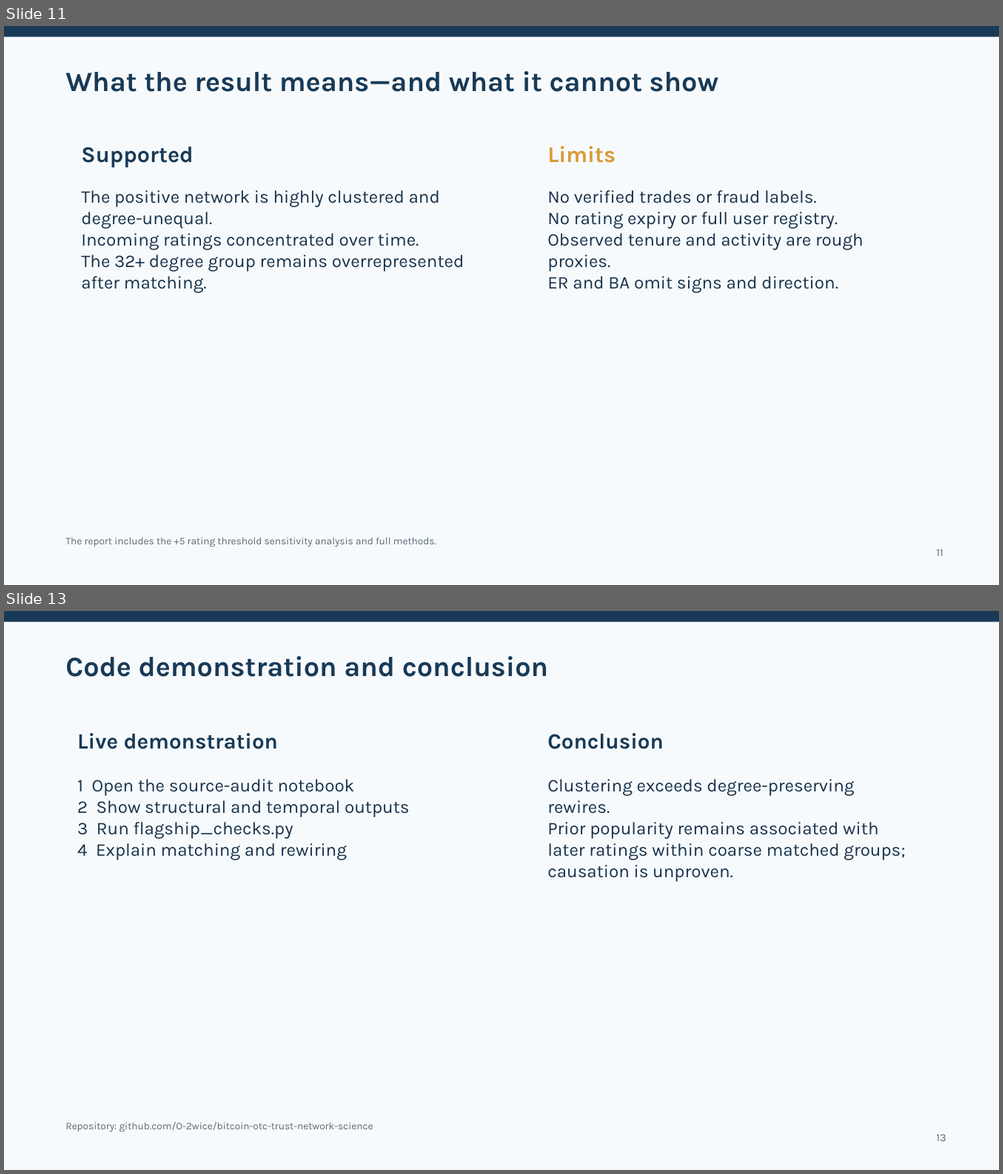
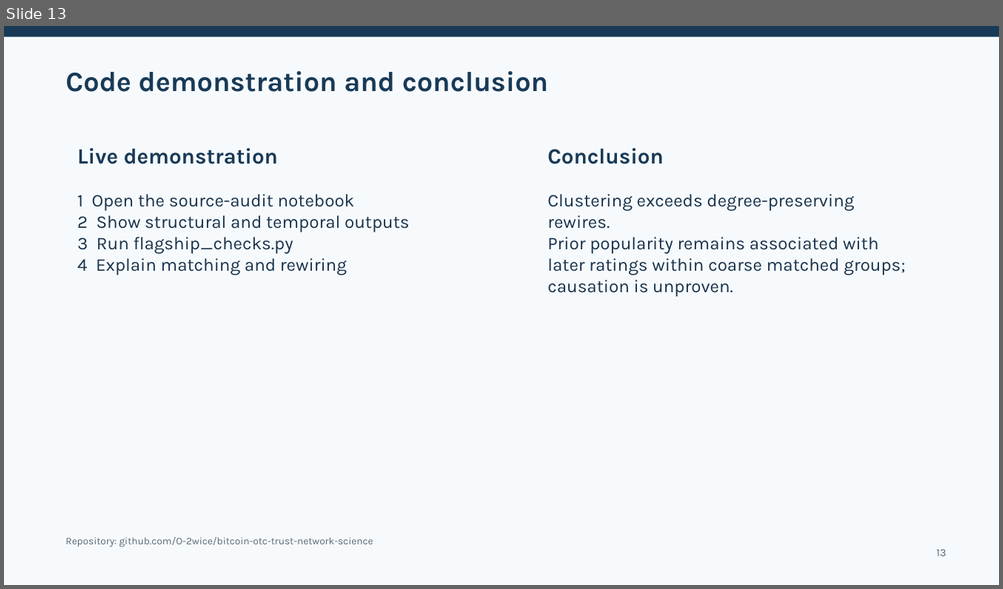
Before and after one commit to O-2wice/bitcoin-otc-trust-network-science, a slide deck: presentation/bitcoin_otc_network_science.pptx. Shown one above the other, each under a label of ours: slides 11 and 13 before the commit, slide 13 after it; the slides between them are not shown. The pictures are 1003x1174 and 1003x589 pixels, drawn with LibreOffice and Linux fonts; fonts in the diff are those of the drawing. Boxes give left, top, right and bottom in pixels: in the first picture for what was removed or moved away, otherwise in the second. Text is boxed around its words. In the diff, an @@ line names an element or a change of style, - is before the commit and + after.

Commit message:
Align presentation with report and feature Cytoscape timeline

```diff
--- a/presentation/bitcoin_otc_network_science.pptx
+++ b/presentation/bitcoin_otc_network_science.pptx
@@ slide 11 removed at [4,26,999,585], background #F7FAFC @@
@@ rectangle removed at [4,26,999,37] @@
@@ text removed at [65,71,719,92] @@
-What the result means—and what it cannot show
@@ text removed at [81,147,193,168] @@
-Supported
@@ text removed at [547,146,615,163] @@
-Limits
@@ text removed at [81,190,464,293] @@
-The positive network is highly clustered and degree-unequal.
-Incoming ratings concentrated over time.
-The 32+ degree group remains overrepresented after matching.
@@ text removed at [547,190,863,293] @@
-No verified trades or fraud labels.
-No rating expiry or full user registry.
-Observed tenure and activity are rough proxies.
-ER and BA omit signs and direction.
@@ text removed at [65,537,436,548] @@
-The report includes the +5 rating threshold sensitivity analysis and full methods.
@@ text removed at [936,550,943,557] @@
-11
```
Also in this commit, not shown: 6 slides changed, 2 slides added, 1 other slide removed, 2 other files.
